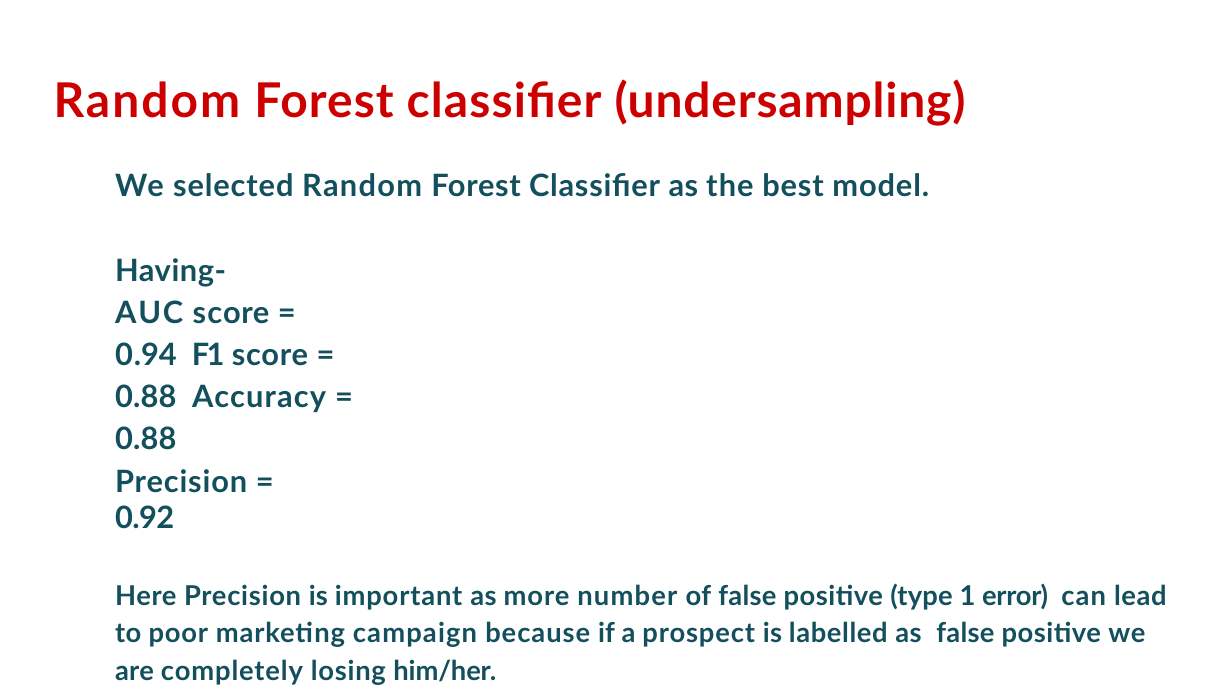
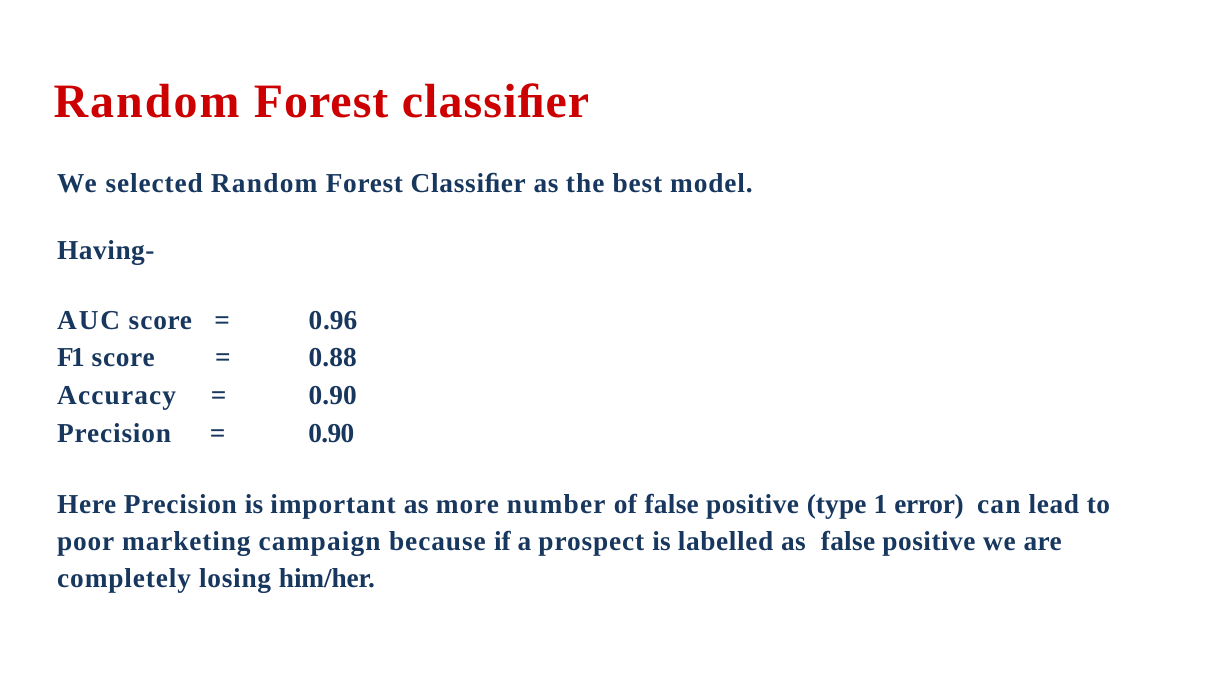
Before and after one commit to AnnayanB/SupervisedML_BankMarketingCampaigns, a slide deck: slide 25 of Presentation-Bank Marketing Effectiveness Prediction.pptx.pptx (slide 20 before the commit). Drawn at 1232x693 pixels with LibreOffice and Linux fonts; fonts in the diff are those of the drawing; background and template pictures are left out. Boxes give left, top, right and bottom in pixels: in the first picture for what was removed or moved away, otherwise in the second. Text is boxed around its words. In the diff, an @@ line names an element or a change of style, - is before the commit and + after.

```diff
--- a/Presentation-Bank Marketing Effectiveness Prediction.pptx.pptx
+++ b/Presentation-Bank Marketing Effectiveness Prediction.pptx.pptx
@@ title at box(54, 83, 589, 118): text changed; font Lato to Times New Roman @@
-Random Forest classiﬁer (undersampling)
+Random Forest classiﬁer
@@ text "We selected Random Forest Classiﬁer ...": place and size @@
-text "We selected Random Forest Classiﬁer ..." at box(115, 173, 1167, 685)
+text "We selected Random Forest Classiﬁer ..." at box(57, 172, 1110, 593)
@@ text at box(57, 172, 1110, 593): size 18 to 16 pt in "We selected Random Forest Classiﬁer as the ...", "Having-"; font Lato to Times New Roman, text colour #134F5C to #17375E in "We selected Random Forest Classiﬁer as the ...", "Having-", "Here Precision is important as more number ..." @@
@@ text at box(57, 311, 358, 443): text changed; size 18 to 16 pt; font Lato to Times New Roman; text colour #134F5C to #17375E @@
-AUC score = 0.94 F1 score = 0.88 Accuracy = 0.88
-Precision = 0.92
+AUC score = 0.96
+F1 score = 0.88 Accuracy = 0.90
+Precision = 0.90
```
Also in this commit, not shown: 17 other slides changed, 9 slides added, 4 slides removed.
